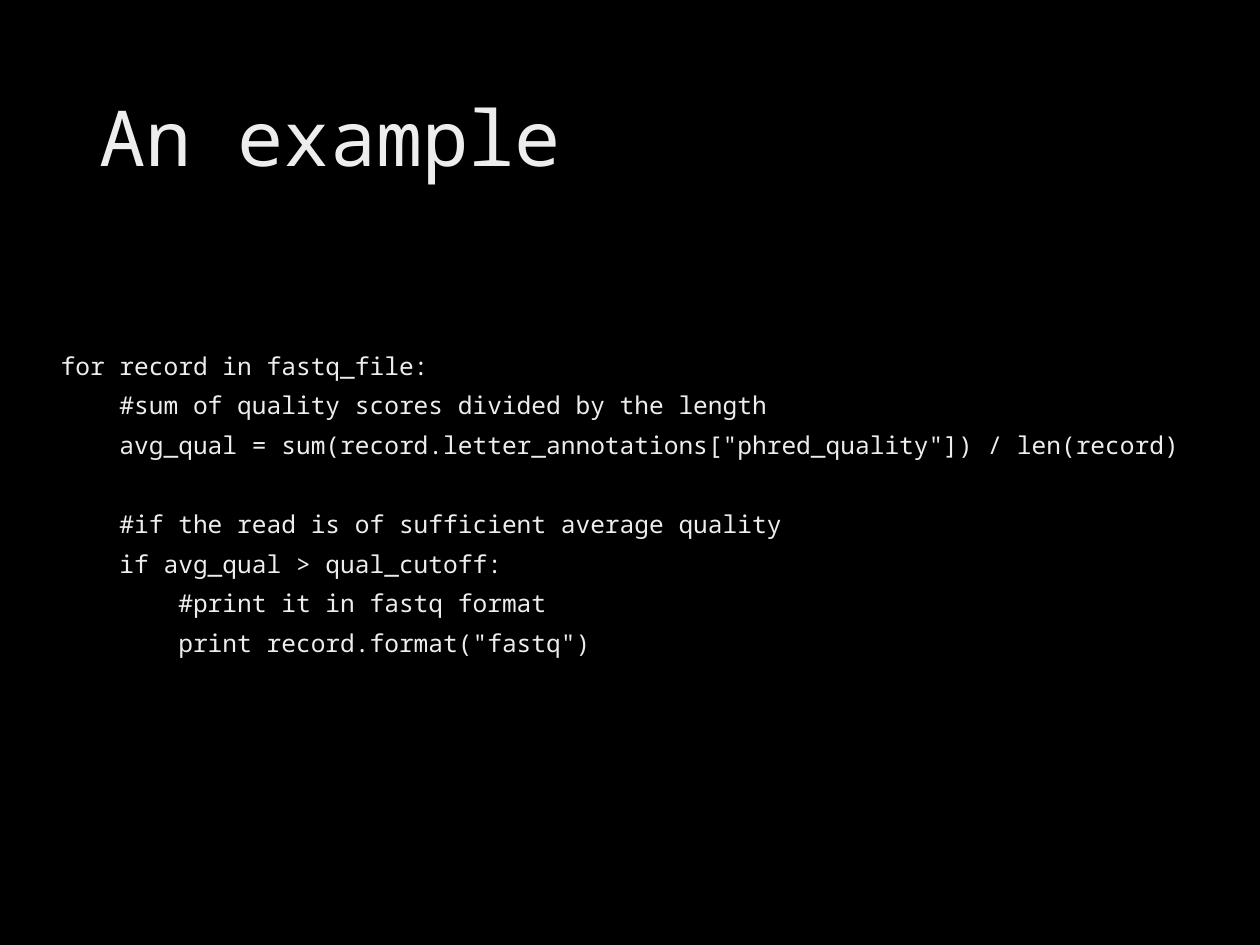
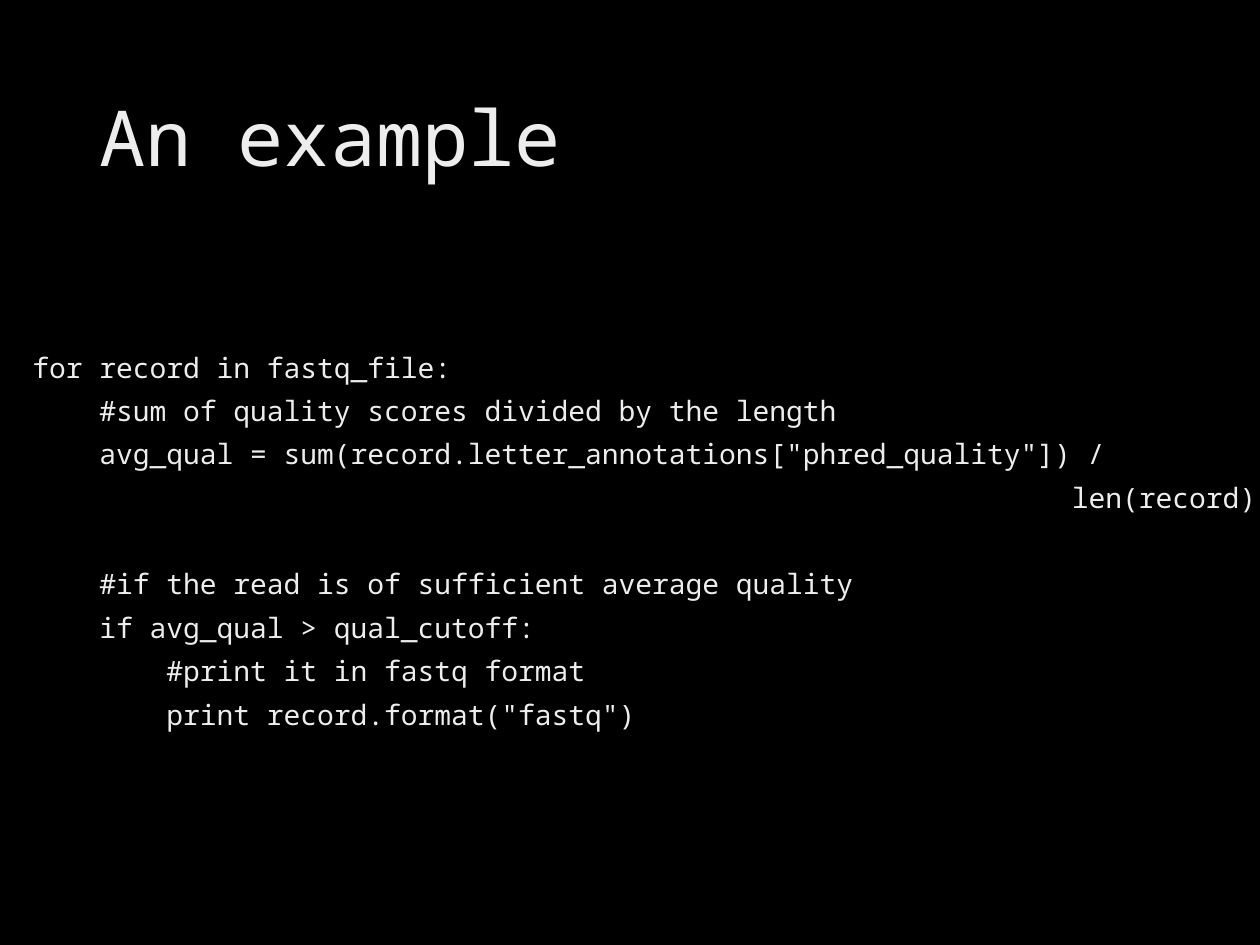
Before and after one commit to brevans/MPS_Workshop, a slide deck: slide 23 of presentations/intro python.pptx. Drawn at 1260x945 pixels with LibreOffice and Linux fonts; fonts in the diff are those of the drawing; background and template pictures are left out. Boxes give left, top, right and bottom in pixels: in the first picture for what was removed or moved away, otherwise in the second. Text is boxed around its words. In the diff, an @@ line names an element or a change of style, - is before the commit and + after.

Commit message:
minor formatting

```diff
--- a/presentations/intro python.pptx
+++ b/presentations/intro python.pptx
@@ text "for record in fastq_file:": place and size @@
-text "for record in fastq_file:" at [61, 356, 1179, 658]
+text "for record in fastq_file:" at [32, 356, 1256, 732]
@@ text at [32, 356, 853, 732]: size 14 to 16 pt in "for record in fastq_file:", "#sum of quality scores divided by the ...", "#if the read is of sufficient average ...", "if avg_qual > qual_cutoff:" and 2 more places @@
@@ text at [99, 442, 1256, 513]: text changed; size 14 to 16 pt @@
-avg_qual = sum(record.letter_annotations["phred_quality"]) / len(record)
+avg_qual = sum(record.letter_annotations["phred_quality"]) /
+len(record)
```
Also in this commit, not shown: 1 other slide changed.
